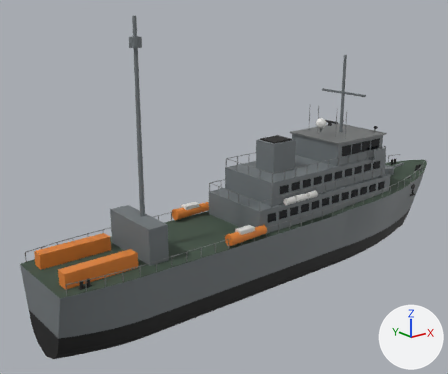
The glTF model v3d/mcmv55.glb, before and after one commit.
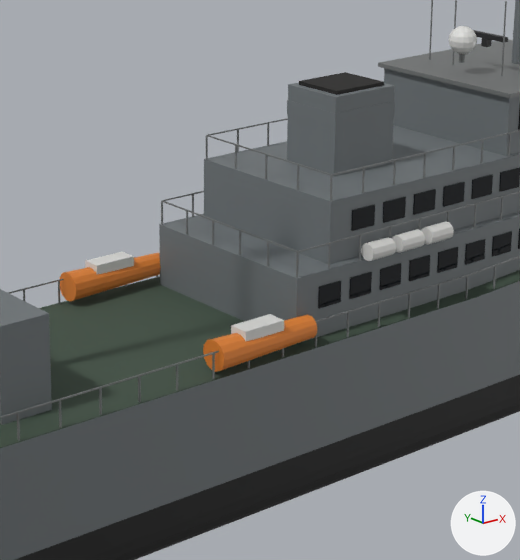
There are two pictures of each version: one whole from a 50 mm camera at (-45.4, -47.7, 28.1) aimed at (-4.9, 2.8, 7.9), one close up on the part from 33% to 76% of the width and 29% to 84% of the height. Arrows for +X, +Y and +Z are at lower right; the lights stay in place. The first two pictures are the older version. Where no turn or scale is listed for an object, it has been applied to the vertices. Vertices at exactly the same position are counted once.

Before the edit, the objects in view are built like this:
```python
me_mcmv55 = bpy.data.meshes.new('mcmv55')
me_mcmv55.from_pydata(...)  # 5335 vertices, 9494 faces; spans x -27.5..28.5, y -5.3..5.3, z -2.8..26.2
me_mcmv55.materials.append(mat_x_black)  # black #191919
me_mcmv55.materials.append(mat_x_greyhull)  # grey #6f7679
me_mcmv55.materials.append(mat_x_deck)  # greyish green #3f5042
me_mcmv55.materials.append(mat_x_glass)  # black #12161b
me_mcmv55.materials.append(mat_x_steel)  # grey #7c7e7e
me_mcmv55.materials.append(mat_x_soot)  # black #1d1b19
me_mcmv55.materials.append(mat_x_orange)  # orange #e18130
me_mcmv55.materials.append(mat_x_dark)  # black #272729
me_mcmv55.materials.append(mat_x_raft)  # light grey #dadad7
me_mcmv55.materials.append(mat_x_white)  # light grey #dadad7
me_mcmv55.materials.append(mat_x_dome)  # light grey #e1e1de
ob_mcmv55 = bpy.data.objects.new('mcmv55', me_mcmv55)
ob_mcmv55.location = (0.0, 0.0, 0.0)
```
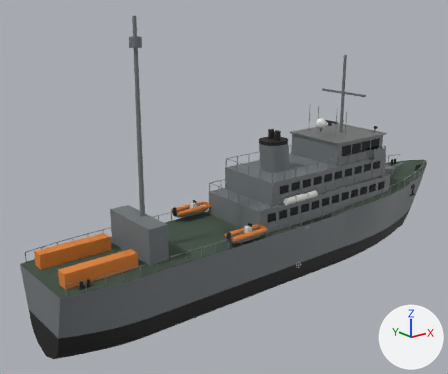
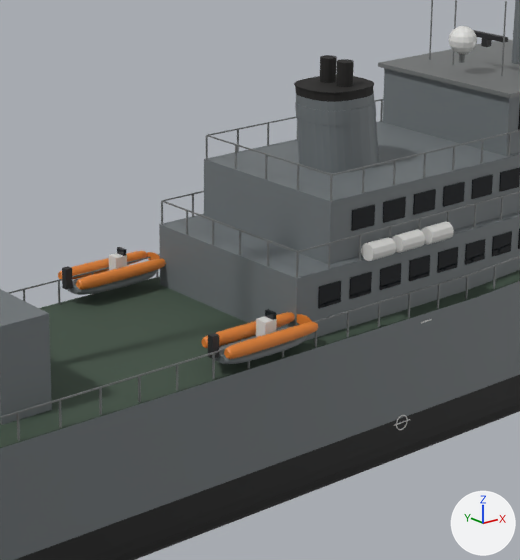
Scene script edits in JSON lines:
```json
{"block": "me_mcmv55", "where": "# used by ob_mcmv55; location = (0.0, 0.0, 0.0)"}
{"op": "remove", "block": "me_mcmv55", "code": "me_mcmv55.from_pydata(...)  # 5335 vertices, 9494 faces; spans x -27.5..28.5, y -5.3..5.3, z -2.8..26.2"}
{"op": "add", "block": "me_mcmv55", "code": "me_mcmv55.from_pydata(...)  # 8539 vertices, 15704 faces; spans x -27.5..28.5, y -5.5..5.5, z -2.8..26.2"}
{"block": "me_mcmv55", "change": "me_mcmv55 part 1: the loose piece of 8 vertices spanning x -9.1..-7.3, y 4.2..5.0, z 5.7..6.1 is scaled about its middle by (-0.00798, 0.0375, 0.0117), then moved by (7.5, 0.4, -5.6)"}
{"block": "me_mcmv55", "change": "me_mcmv55 part 2: the loose piece of 8 vertices spanning x -9.1..-7.3, y -5.0..-4.2, z 5.7..6.1 is scaled about its middle by (-0.0232, 0.0375, 0.034), then moved by (7.5, 9.6, -5.5)"}
{"block": "me_mcmv55", "change": "me_mcmv55 part 3: the loose piece of 8 vertices spanning x -1.6..1.6, y -1.4..1.4, z 9.7..12.9 is scaled about its middle by (-0.0207, 0.0107, 0.00663), then moved by (-0.8, 5.0, -10.8), in mat_x_white (light grey #dadad7)"}
{"block": "me_mcmv55", "change": "me_mcmv55 part 4: the loose piece of 8 vertices spanning x -1.6..1.6, y -1.4..1.4, z 11.7..12.3 is scaled about its middle by (-0.0258, 0.0106, 0.0464), then moved by (-0.9, 5.0, -11.5), in mat_x_white (light grey #dadad7)"}
{"block": "me_mcmv55", "change": "me_mcmv55 part 5: the loose piece of 8 vertices spanning x -1.3..1.3, y -1.1..1.1, z 12.9..13.1 is scaled about its middle by (-0.0362, 0.0134, 0.198), then moved by (-1.0, 5.0, -12.4), in mat_x_white (light grey #dadad7)"}
{"block": "me_mcmv55", "change": "me_mcmv55 part 6: the loose piece of 28 vertices spanning x -10.3..-5.7, y -5.2..-4.0, z 4.8..5.9 is rebuilt with 602 vertices and now spans x -10.1..-5.9, y -5.3..-3.9, z 4.9..5.5, in mat_x_greyhull (grey #6f7679)"}
{"block": "me_mcmv55", "change": "me_mcmv55 part 7: the loose piece of 28 vertices spanning x -10.3..-5.7, y 4.0..5.2, z 4.8..5.9 is rebuilt with 602 vertices and now spans x -10.1..-5.9, y 3.9..5.3, z 4.9..5.5, in mat_x_greyhull (grey #6f7679)"}
{"block": "me_mcmv55", "change": "me_mcmv55 part 8: 1856 vertices added at x -10.4..1.6, y -5.5..5.5, z -0.1..14.0"}
{"block": "me_mcmv55", "change": "other edits to the shape of me_mcmv55 do not show in these pictures"}
```

What differs and where, as boxes [x1, y1, x2, y2] in the close-ups (520 x 560 px; the box of a moved part takes in the faces that stretch with it):
```json
{"part": 1, "of": "me_mcmv55", "change": "moved or reshaped", "before": [85, 252, 134, 274], "on screen": "not visible afterwards"}
{"part": 2, "of": "me_mcmv55", "change": "moved or reshaped", "before": [231, 314, 284, 341], "on screen": "not visible afterwards"}
{"part": 3, "of": "me_mcmv55", "change": "moved or reshaped", "before": [287, 83, 395, 176], "on screen": "not visible afterwards"}
{"part": 4, "of": "me_mcmv55", "change": "moved or reshaped", "before": [287, 100, 395, 128], "on screen": "not visible afterwards"}
{"part": 5, "of": "me_mcmv55", "change": "moved or reshaped", "before": [299, 72, 384, 95], "on screen": "not visible afterwards"}
{"part": 6, "of": "me_mcmv55", "change": "rebuilt", "before": [203, 315, 317, 372], "after": [215, 327, 307, 364], "on screen": "19% narrower, 34% shorter"}
{"part": 7, "of": "me_mcmv55", "change": "rebuilt", "before": [60, 253, 161, 301], "after": [68, 270, 157, 295]}
{"part": 8, "of": "me_mcmv55", "change": "added", "after": [58, 55, 410, 430]}
```
